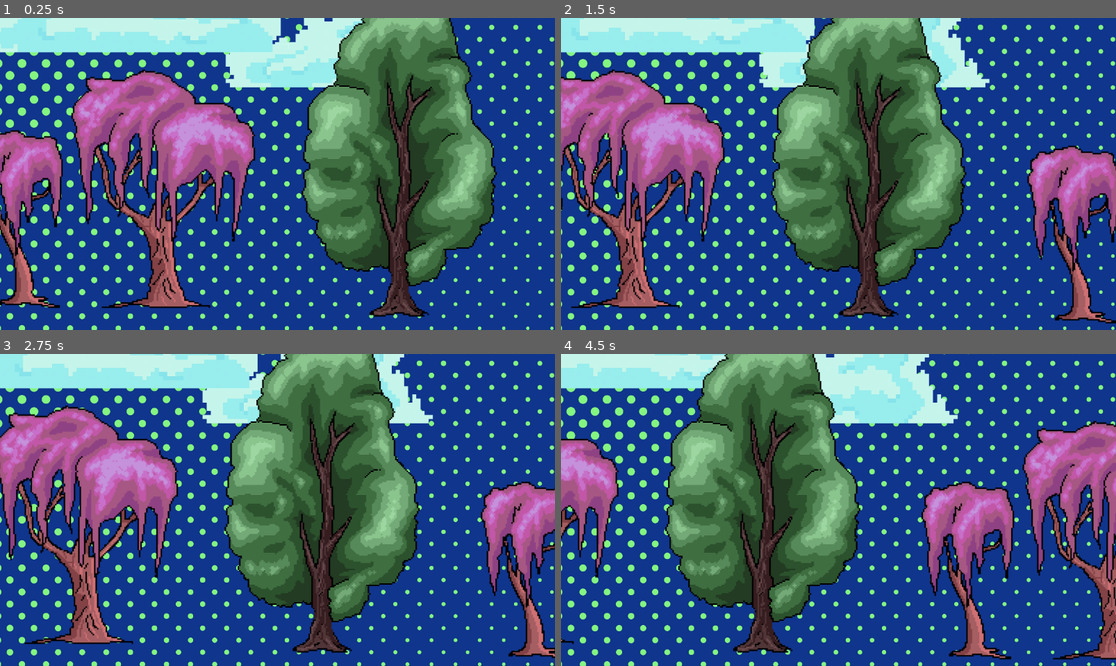
Above: before the commit, frames 1-4 (two rows, left to right).
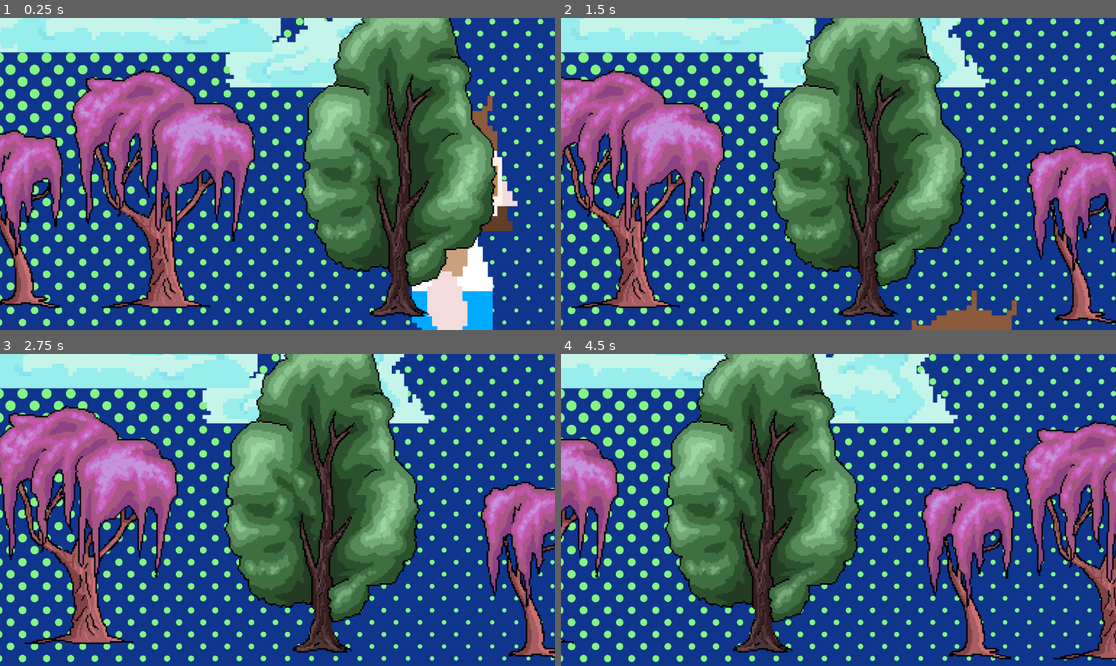
Above: after the commit, the same moments.

Repository: j-karls/jamboys
Game: Godot game, scene res://nodes/base_node.tscn
Same seed, same stepped clock (60 frames per second), same inputs: the game is played once before the commit and once after it.
Inputs:
- Up to frame 1 (0.25 s): no input
- Up to frame 2 (1.5 s): tap Enter (ui_accept) at 0.5, 0.77 s; hold Right (ui_right) from 0.53 s (still down)
- Up to frame 3 (2.75 s): tap Enter (ui_accept) at 1.52 s; release Right (ui_right) at 2.03 s; hold Left (ui_left) from 2.03 s (still down)
- Up to frame 4 (4.5 s): release Left (ui_left) at 2.78 s; hold Right (ui_right) 2.78-4.28 s; tap Enter (ui_accept) at 3.02, 3.77 s; hold Left (ui_left) from 4.28 s (still down)

The runs differ from the first frame. In frame 1, 15% of the frame differs, in the area x 0-100%, y 0-100%; in frame 2, 13%; in frame 3, 12%; in frame 4, 12%.
Error after the commit: Attempt to call function 'stop' in base 'null instance' on a null instance. (res://nodes/assets/animated_sprite_2d.gd:15)

Commit message:
character to base

Diff:
--- a/nodes/base_node.tscn
+++ b/nodes/base_node.tscn
@@ -6,6 +6,32 @@
 [ext_resource type="Script" uid="uid://ctx2k8irfbhud" path="res://nodes/camera_2d.gd" id="4_8kaxv"]
 [ext_resource type="Texture2D" uid="uid://chxp2eoivrg8w" path="res://assets/kuzu420-tree-9699300_1920.png" id="4_dfy5j"]
 [ext_resource type="Texture2D" uid="uid://8rdjnjll802d" path="res://assets/kuzu420-fantasy-9695415_1920.png" id="5_qyqpk"]
+[ext_resource type="Script" uid="uid://wjiabfcsn10i" path="res://nodes/assets/character_body_2d.gd" id="7_pogw7"]
+[ext_resource type="Texture2D" uid="uid://lj4xk4phvuue" path="res://nodes/assets/Untitled323_20260615165743.png" id="8_8b1jn"]
+[ext_resource type="Texture2D" uid="uid://cl1e558isslff" path="res://nodes/assets/Untitled323_20260615172059.png" id="9_roe8m"]
+[ext_resource type="Texture2D" uid="uid://ckwiq40awqlse" path="res://nodes/assets/Untitled323_20260615173110.png" id="10_hcxf5"]
+[ext_resource type="Texture2D" uid="uid://dcnvseqa4yyss" path="res://nodes/assets/Untitled323_20260615174724.png" id="11_oxhua"]
+[ext_resource type="Script" uid="uid://d2vl8rdhay37m" path="res://nodes/assets/animated_sprite_2d.gd" id="12_lbhh7"]
+
+[sub_resource type="SpriteFrames" id="SpriteFrames_7rd1a"]
+animations = [{
+"frames": [{
+"duration": 1.0,
+"texture": ExtResource("8_8b1jn")
+}, {
+"duration": 1.0,
+"texture": ExtResource("9_roe8m")
+}, {
+"duration": 1.0,
+"texture": ExtResource("10_hcxf5")
+}, {
+"duration": 1.0,
+"texture": ExtResource("11_oxhua")
+}],
+"loop": true,
+"name": &"walk",
+"speed": 5.0
+}]
 
 [node name="BaseNode" type="Node2D" unique_id=1964168779]
 
@@ -17,6 +43,7 @@
 repeat_times = 10
 
 [node name="Sprite2DSky" type="Sprite2D" parent="EnvironmentRoot/Parallax2DBackground" unique_id=453886399]
+position = Vector2(128, 470)
 texture = ExtResource("1_1vhbe")
 
 [node name="Parallax2DMiddleground" type="Parallax2D" parent="EnvironmentRoot" unique_id=1555162743]
@@ -74,3 +101,14 @@
 position = Vector2(4, 110)
 zoom = Vector2(0.4, 0.4)
 script = ExtResource("4_8kaxv")
+
+[node name="CharacterBody2D" type="CharacterBody2D" parent="." unique_id=1348621404]
+script = ExtResource("7_pogw7")
+
+[node name="AnimatedSprite2D" type="AnimatedSprite2D" parent="CharacterBody2D" unique_id=1122691995]
+position = Vector2(908, 323)
+sprite_frames = SubResource("SpriteFrames_7rd1a")
+animation = &"walk"
+script = ExtResource("12_lbhh7")
+
+[node name="CollisionShape2D" type="CollisionShape2D" parent="CharacterBody2D" unique_id=271770616]
